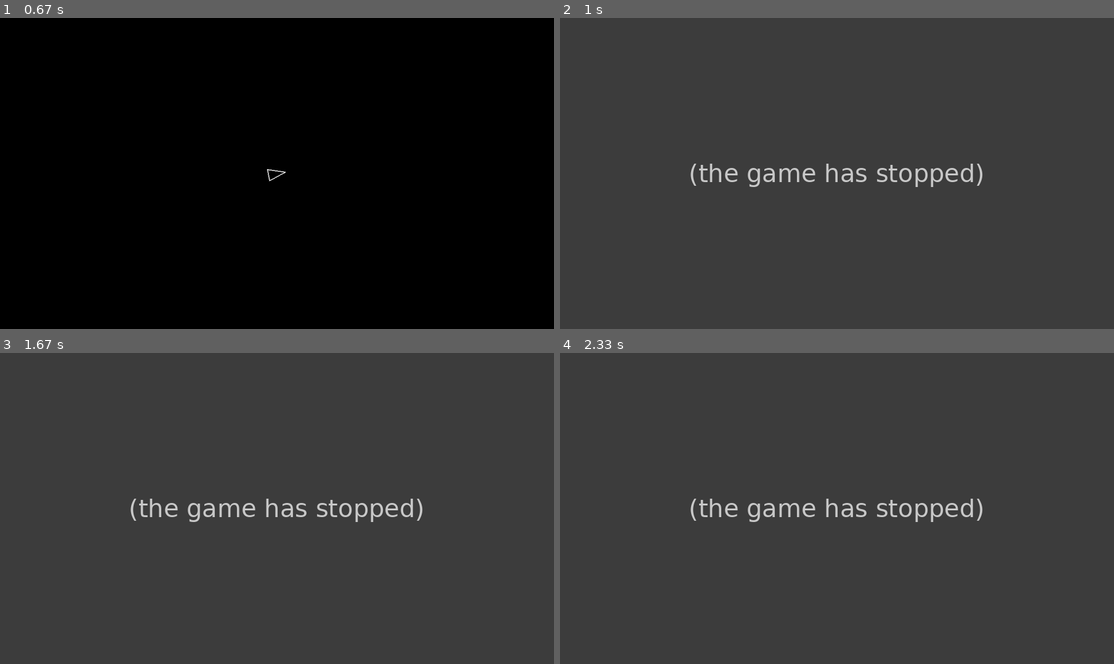
Above: before the commit, frames 1-4 (two rows, left to right).
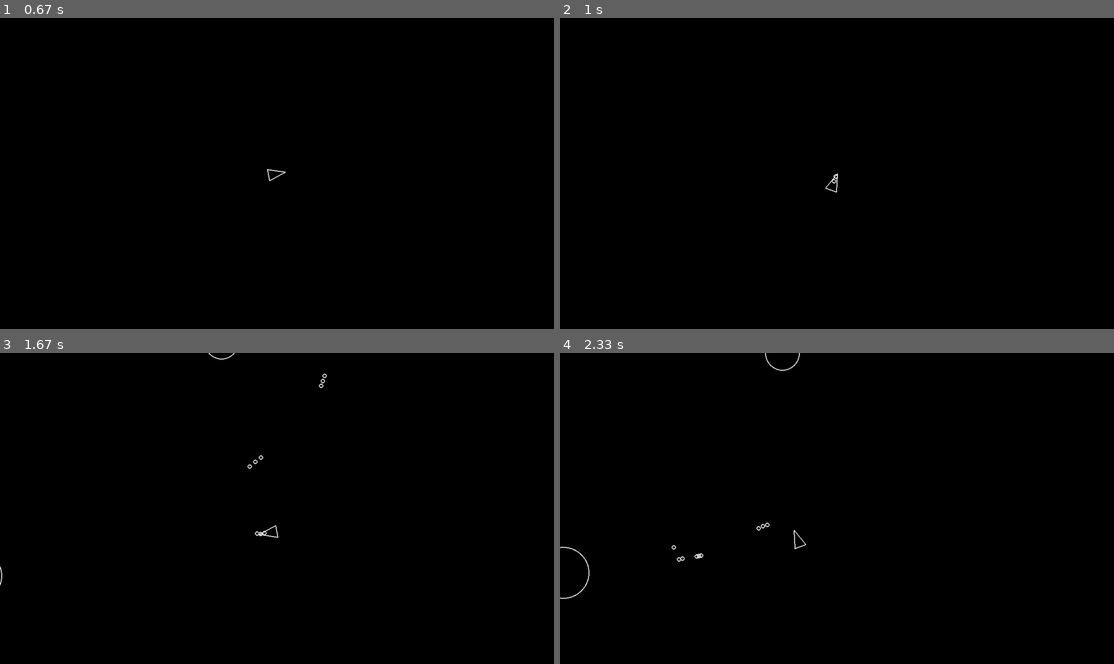
Above: after the commit, the same moments.

Repository: axp-knickei/pygame-asteroids
Game: pygame game, started from main.py
The game is run twice, just before and just after one commit, with the same random seed, the same clock (stepped at 60 frames per second) and the same inputs.
Inputs:
- Up to frame 1 (0.67 s): hold A from 0.33 s (still down)
- Up to frame 2 (1 s): release A at 0.87 s; hold S from 0.9 s (still down); tap Space at 0.97 s
- Up to frame 3 (1.67 s): release S at 1.2 s; hold A 1.23-1.63 s; tap Space at 1.3, 1.6 s
- Up to frame 4 (2.33 s): hold W 1.67-2.03 s; tap Space at 1.73, 2.13 s; hold D from 2.07 s (still down)

Frame 1 is identical in both runs. In frame 2, 100% of the frame differs, in the area x 0-100%, y 0-100%; in frame 3, 100%; in frame 4, 100%.
Error before the commit: NameError: name 'LINE_WIDTH' is not defined (shot.py line 14); the game stopped at 0.97 s (later frames are placeholders)

Commit message:
shooting work, but there is still some problem

Diff:
--- a/shot.py
+++ b/shot.py
@@ -1,5 +1,6 @@
 import pygame
 from circleshape import CircleShape
+from constants import LINE_WIDTH
 
 class Shot(CircleShape):
     def __init__(self, x, y, radius):
Not shown, changed: game_events.jsonl
